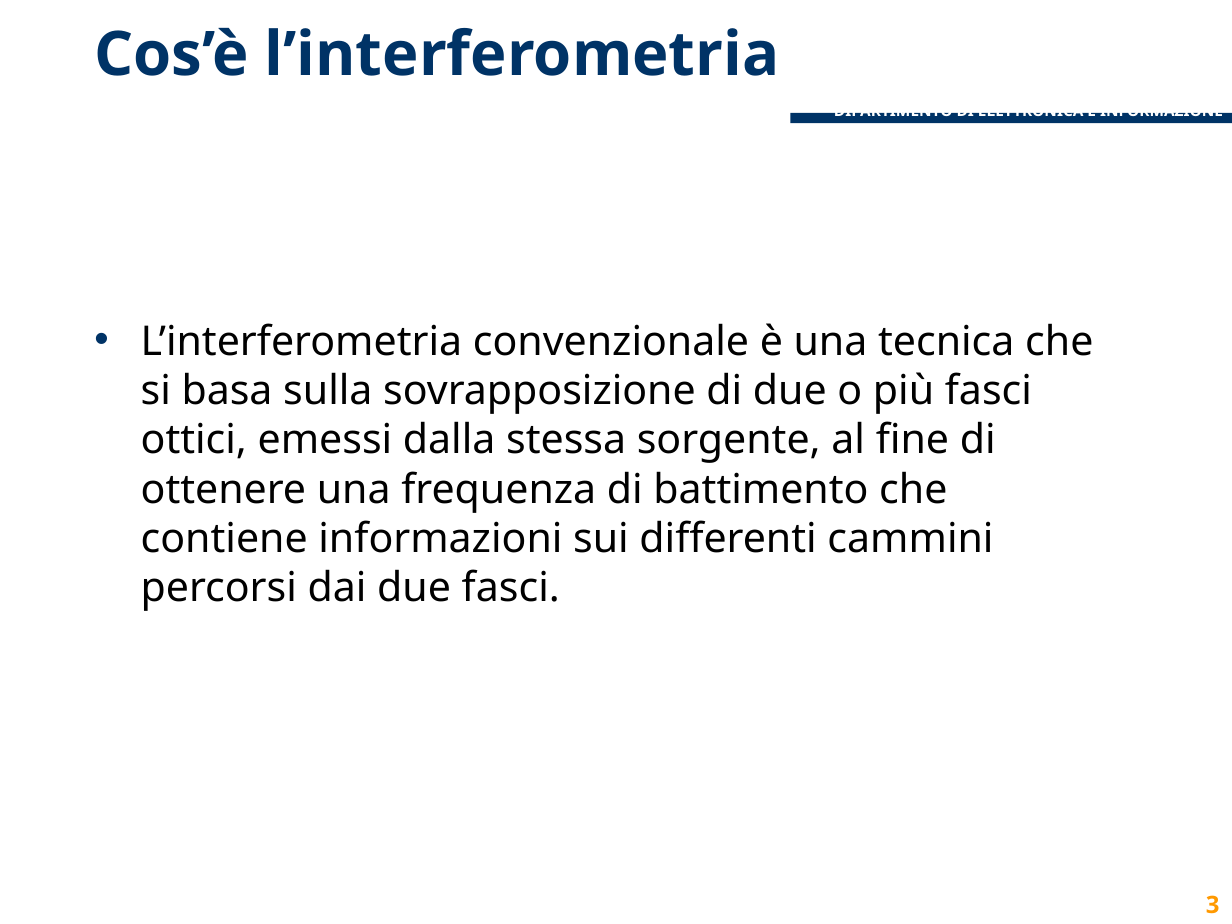
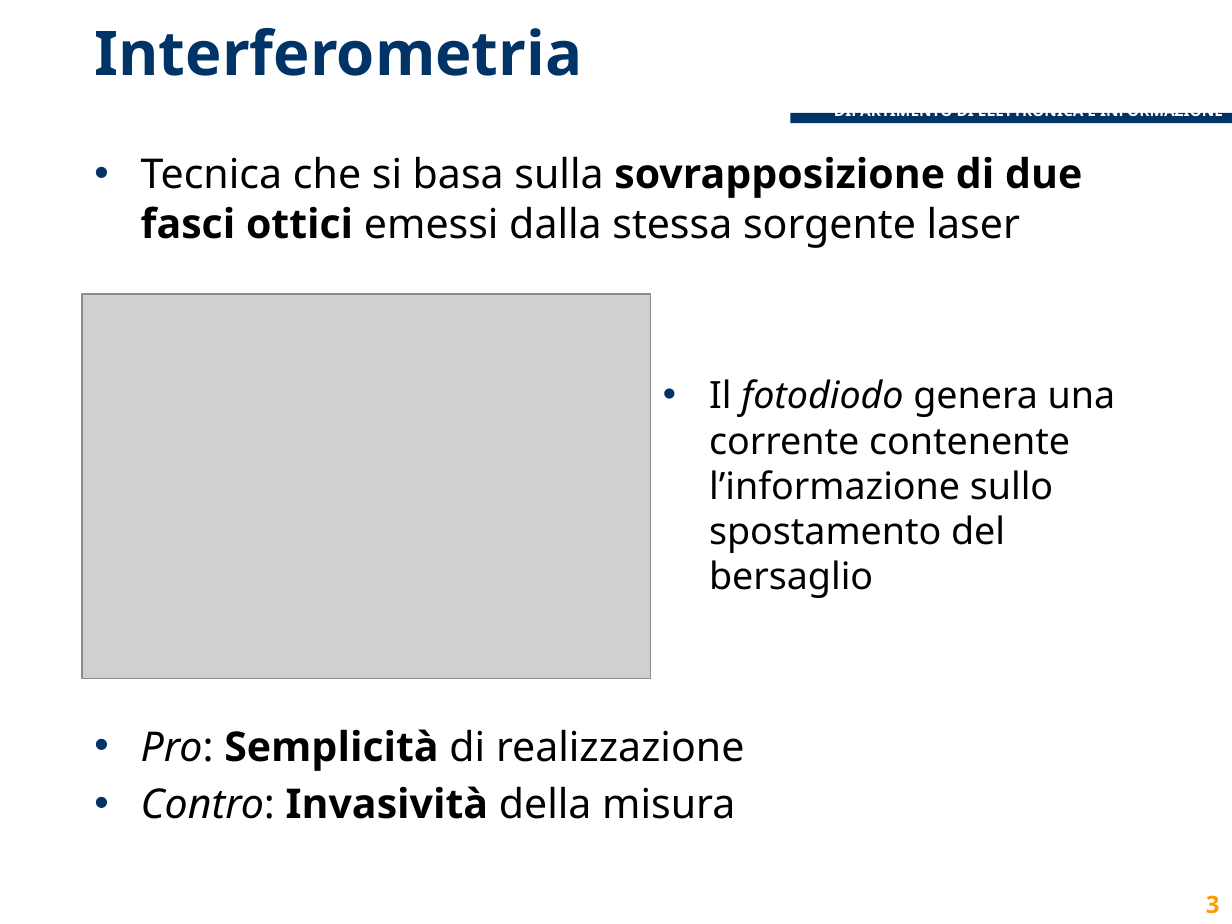
Before and after one commit to lcavagnispolimi/thesis_latex, a slide deck: slide 3 of presentazione_discussione.pptx. Drawn at 1232x924 pixels with LibreOffice and Linux fonts; fonts in the diff are those of the drawing; grey boxes stand for pictures; background and template pictures are left out. Boxes give left, top, right and bottom in pixels: in the first picture for what was removed or moved away, otherwise in the second. Text is boxed around its words. In the diff, an @@ line names an element or a change of style, - is before the commit and + after.

Commit message:
Sistemate prime 4 slide su interferometria

```diff
--- a/presentazione_discussione.pptx
+++ b/presentazione_discussione.pptx
@@ title at bbox=[94, 28, 582, 76]: text changed @@
-Cos’è l’interferometria
+Interferometria
@@ text at bbox=[141, 156, 1082, 248]: text changed @@
-• L’interferometria convenzionale è una tecnica che si basa sulla sovrapposizione di due o più fasci ottici, emessi dalla stessa sorgente, al ﬁne di ottenere una frequenza di battimento che contiene informazioni sui diﬀerenti cammini percorsi dai due fasci.
+• Tecnica che si basa sulla sovrapposizione di due fasci ottici emessi dalla stessa sorgente laser
@@ picture added at bbox=[83, 294, 650, 679] @@
@@ text added at bbox=[709, 379, 1116, 598], 22 pt, text #000000 @@
+• Il fotodiodo genera una corrente contenente l’informazione sullo spostamento del bersaglio
@@ text added at bbox=[141, 729, 744, 819], 24 pt, text #000000 @@
+• Pro: Semplicità di realizzazione
+• Contro: Invasività della misura
```
Also in this commit, not shown: 2 other slides changed, 2 slides added, 3 slides removed.
